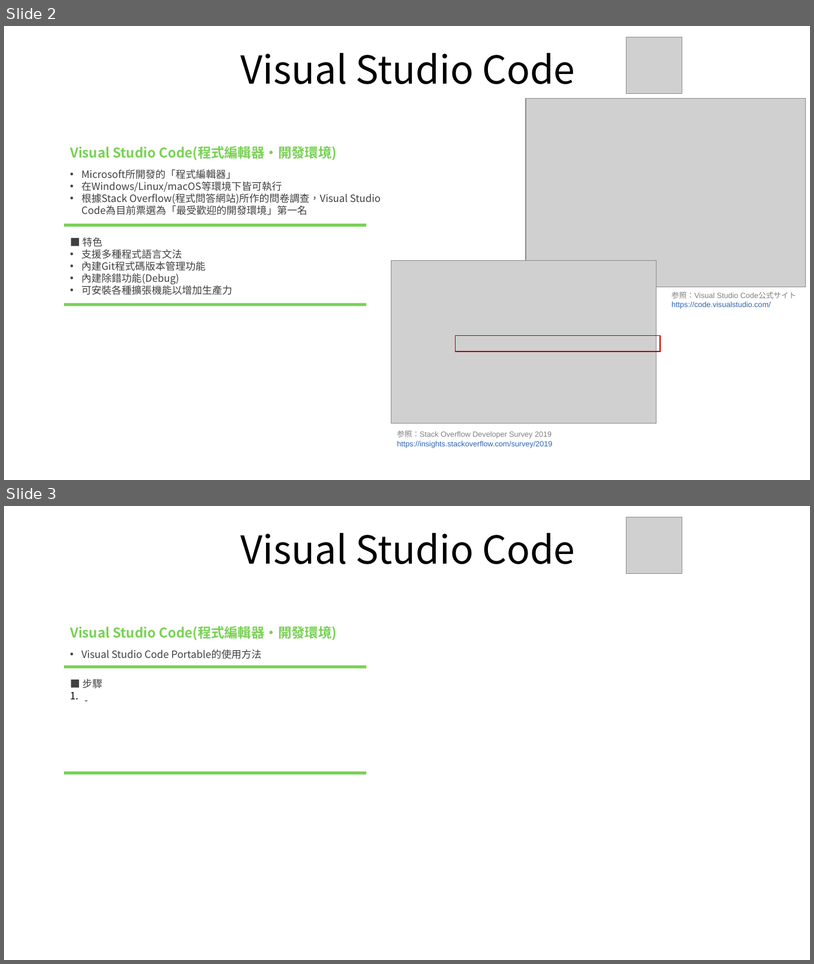
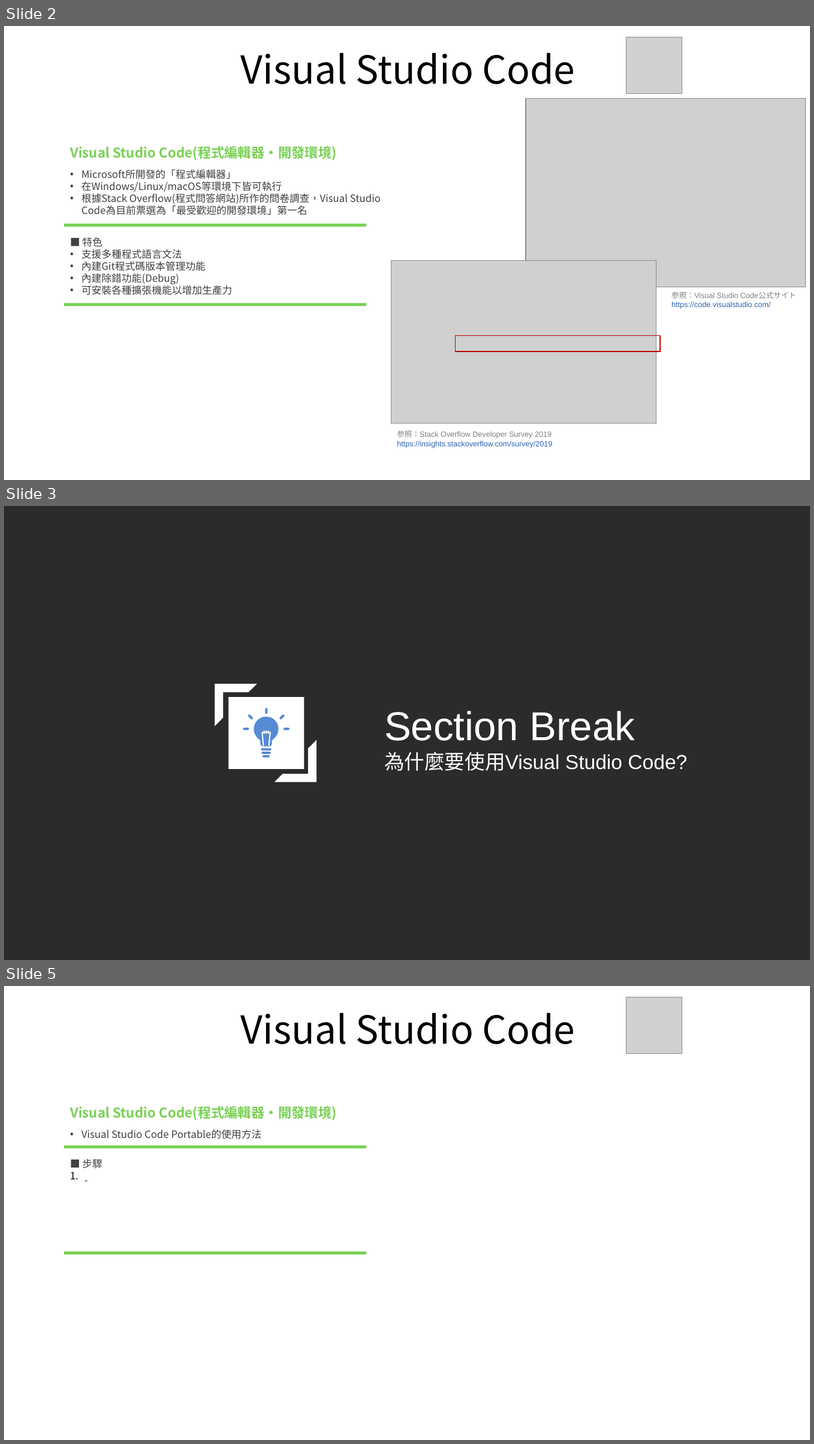
Before and after one commit to nadollin/Web-Education, a slide deck: Lecture 2/VSCode_ch.pptx. Shown one above the other, each under a label of ours: slides 2 and 3 before the commit, slides 2, 3 and 5 after it; the slides between them are not shown. The pictures are 814x964 and 814x1444 pixels, drawn with LibreOffice and Linux fonts; fonts in the diff are those of the drawing; grey boxes stand for pictures; background and template pictures are left out; a plain dark background stands for a picture behind light text. Boxes give left, top, right and bottom in pixels: in the first picture for what was removed or moved away, otherwise in the second. Text is boxed around its words. In the diff, an @@ line names an element or a change of style, - is before the commit and + after.

Commit message:
feat: add vscode why section

```diff
--- a/Lecture 2/VSCode_ch.pptx
+++ b/Lecture 2/VSCode_ch.pptx
@@ slide 3 added at (4, 506, 810, 960), background picture (left out) @@
@@ group added at (215, 684, 317, 782): 2 half frames, 1 rectangle, 1 freeform shape @@
@@ text added at (384, 711, 635, 741), 48 pt, text #FFFFFF @@
+Section Break
@@ text added at (384, 751, 687, 771), 24 pt, text #FFFFFF @@
+為什麼要使用Visual Studio Code?
@@ what was slide 3 is now slide 5 @@
```
Also in this commit, not shown: 1 other slide added, 1 other file.
